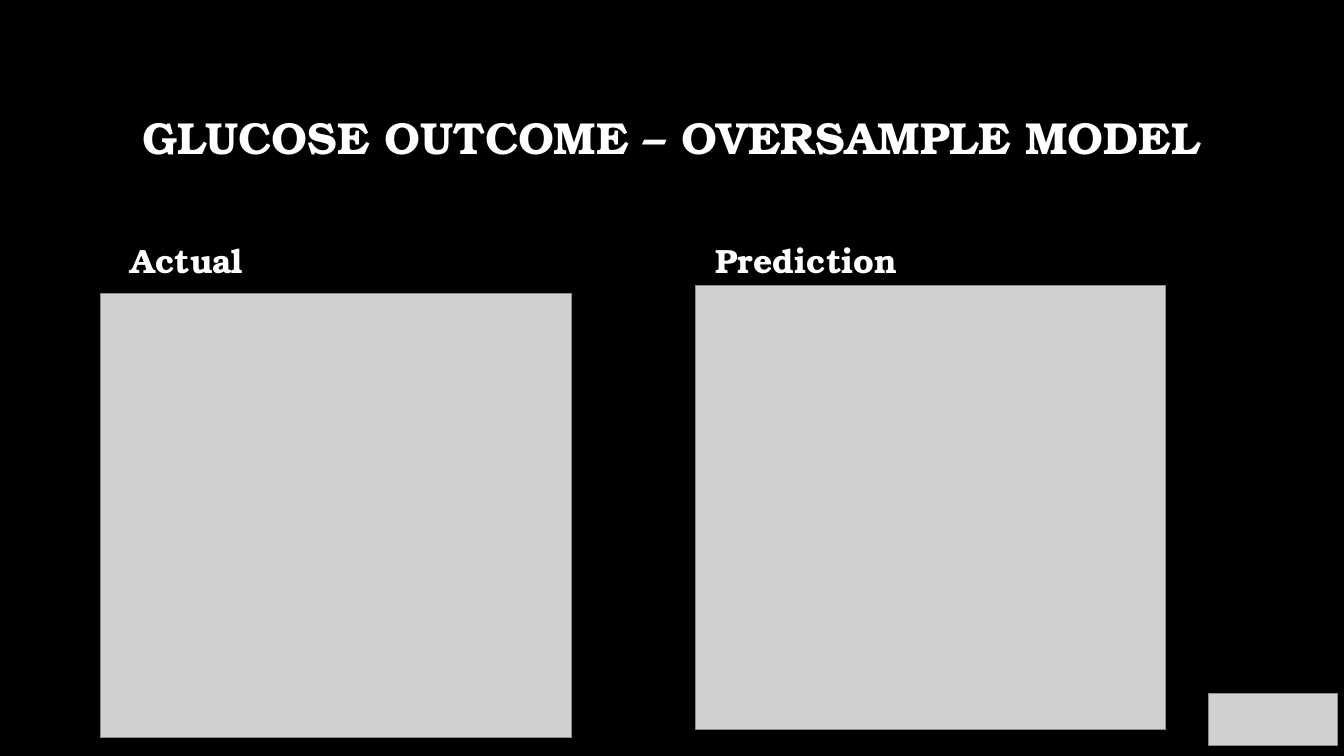
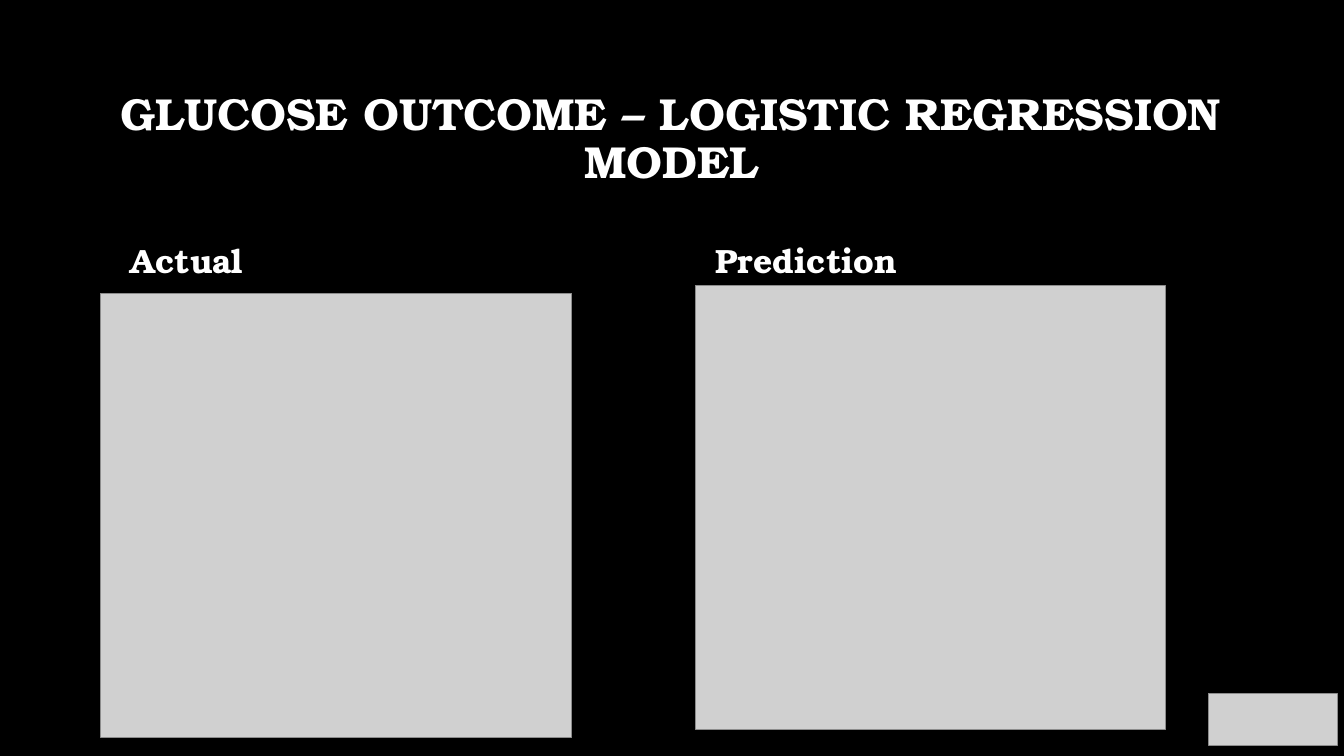
Before and after one commit to acollawn/Project_4, a slide deck: slide 14 of Predicting Diabetes.pptx. Drawn at 1344x756 pixels with LibreOffice and Linux fonts; fonts in the diff are those of the drawing; grey boxes stand for pictures; background and template pictures are left out. Boxes give left, top, right and bottom in pixels: in the first picture for what was removed or moved away, otherwise in the second. Text is boxed around its words. In the diff, an @@ line names an element or a change of style, - is before the commit and + after.

```diff
--- a/Predicting Diabetes.pptx
+++ b/Predicting Diabetes.pptx
@@ title at (121, 99, 1221, 179): text changed @@
-GLUCOSE OUTCOME – OVERSAMPLE MODEL
+GLUCOSE OUTCOME – LOGISTIC REGRESSION MODEL
```
Also in this commit, not shown: 4 other slides changed, 5 other files.
